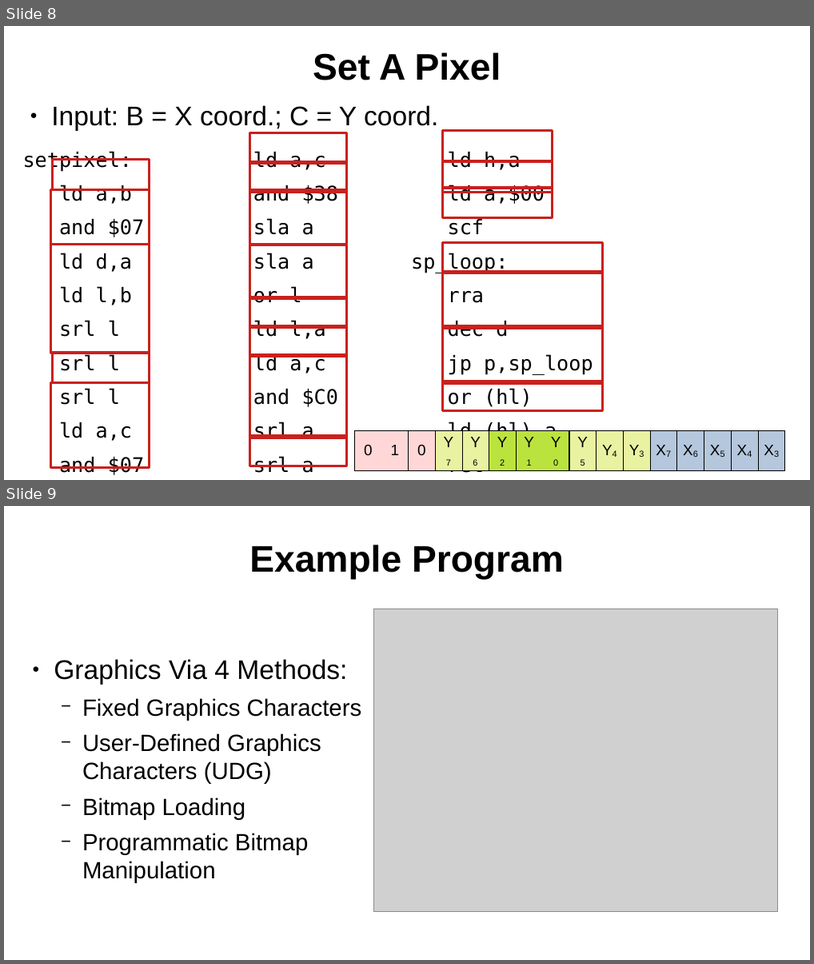
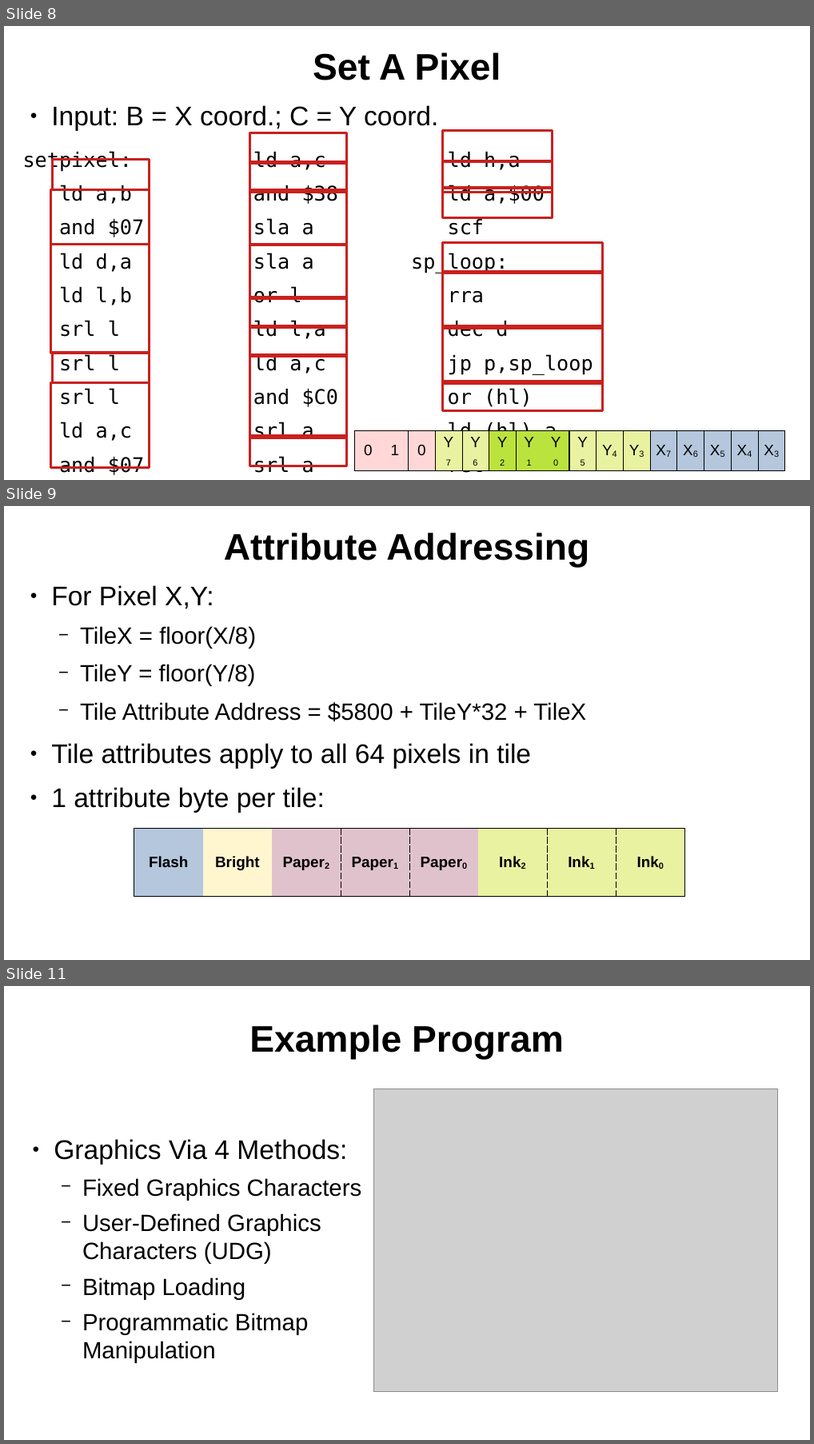
Before and after one commit to SlithyMatt/zxs-assembly-tutorial, a slide deck: Lesson11/Lesson11.odp. Shown one above the other, each under a label of ours: slides 8 and 9 before the commit, slides 8, 9 and 11 after it; the slides between them are not shown. The pictures are 814x964 and 814x1444 pixels, drawn with LibreOffice and Linux fonts; fonts in the diff are those of the drawing; grey boxes stand for pictures. Boxes give left, top, right and bottom in pixels: in the first picture for what was removed or moved away, otherwise in the second. Text is boxed around its words. In the diff, an @@ line names an element or a change of style, - is before the commit and + after.

Commit message:
inserted attribute slides/script

```diff
--- a/Lesson11/Lesson11.odp
+++ b/Lesson11/Lesson11.odp
@@ slide 9 added at <box>4,506,810,960</box>, background #FFFFFF @@
@@ title added at <box>224,532,590,568</box>, 44 pt, text #000000, bold @@
+Attribute Addressing
@@ text added at <box>51,585,586,812</box>, 28 pt, text #000000 @@
+● For Pixel X,Y:
+  − TileX = floor(X/8)
+  − TileY = floor(Y/8)
+  − Tile Attribute Address = $5800 + TileY*32 + TileX
+● Tile attributes apply to all 64 pixels in tile
+● 1 attribute byte per tile:
@@ table added at <box>134,828,686,896</box>, 1 rows, 8 columns @@
+Flash | Bright | Paper2 | Paper1 | Paper0 | Ink2 | Ink1 | Ink0
@@ what was slide 9 is now slide 11 @@
```
Also in this commit, not shown: 1 other slide added, 1 other file.
